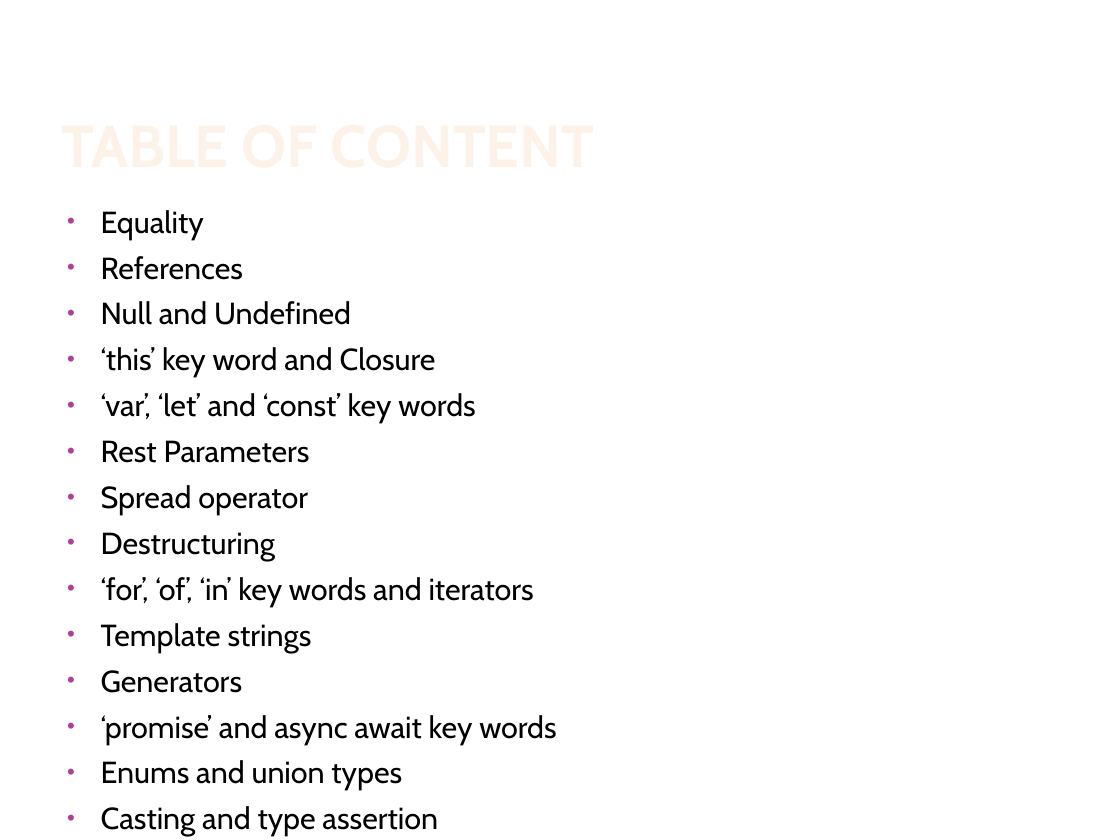
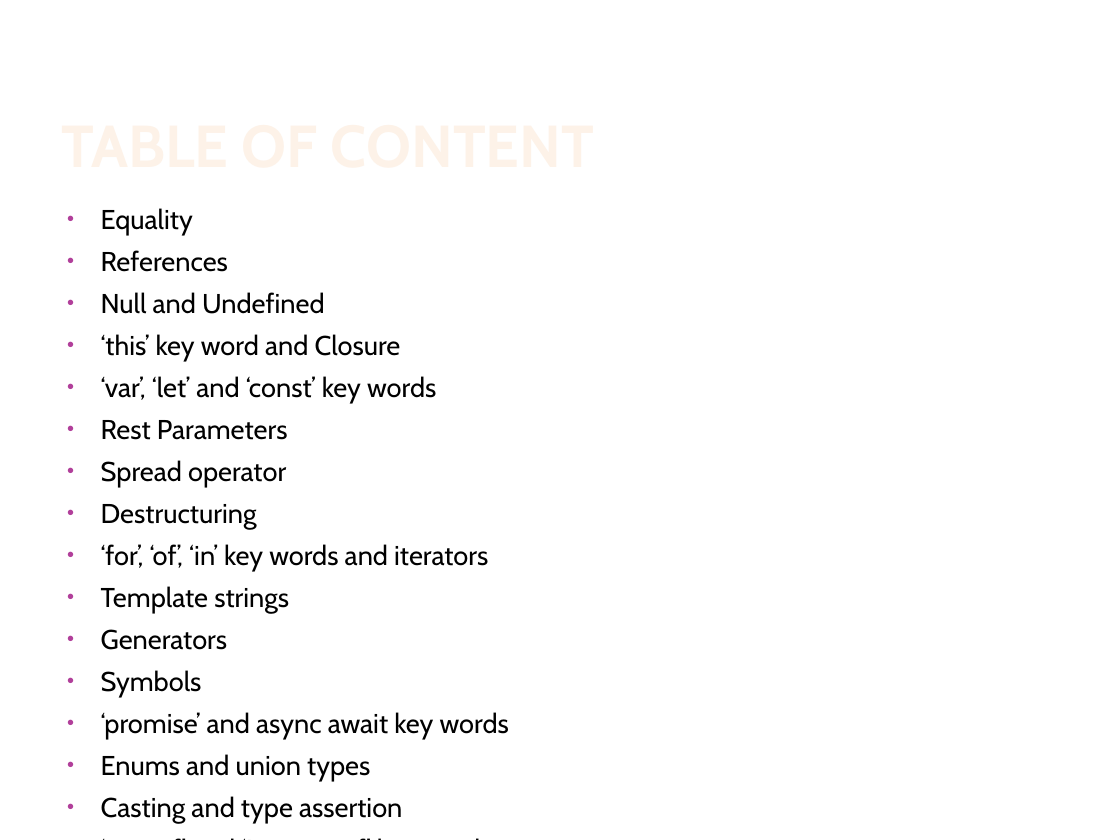
Before and after one commit to IsraelZablianov/TypeScript-Course, a slide deck: slide 2 of Advanced Es6 & TypeScript.pptx. Drawn at 1120x840 pixels with LibreOffice and Linux fonts; fonts in the diff are those of the drawing; background and template pictures are left out. Boxes give left, top, right and bottom in pixels: in the first picture for what was removed or moved away, otherwise in the second. Text is boxed around its words. In the diff, an @@ line names an element or a change of style, - is before the commit and + after.

Commit message:
adding symbols

```diff
--- a/Advanced Es6 & TypeScript.pptx
+++ b/Advanced Es6 & TypeScript.pptx
@@ text at bbox=[101, 208, 509, 823]: size 19.6 to 17.5 pt @@
@@ text at bbox=[101, 670, 202, 697]: paragraph added @@
+• Symbols
```
Also in this commit, not shown: 1 other slide changed, 5 slides added.
